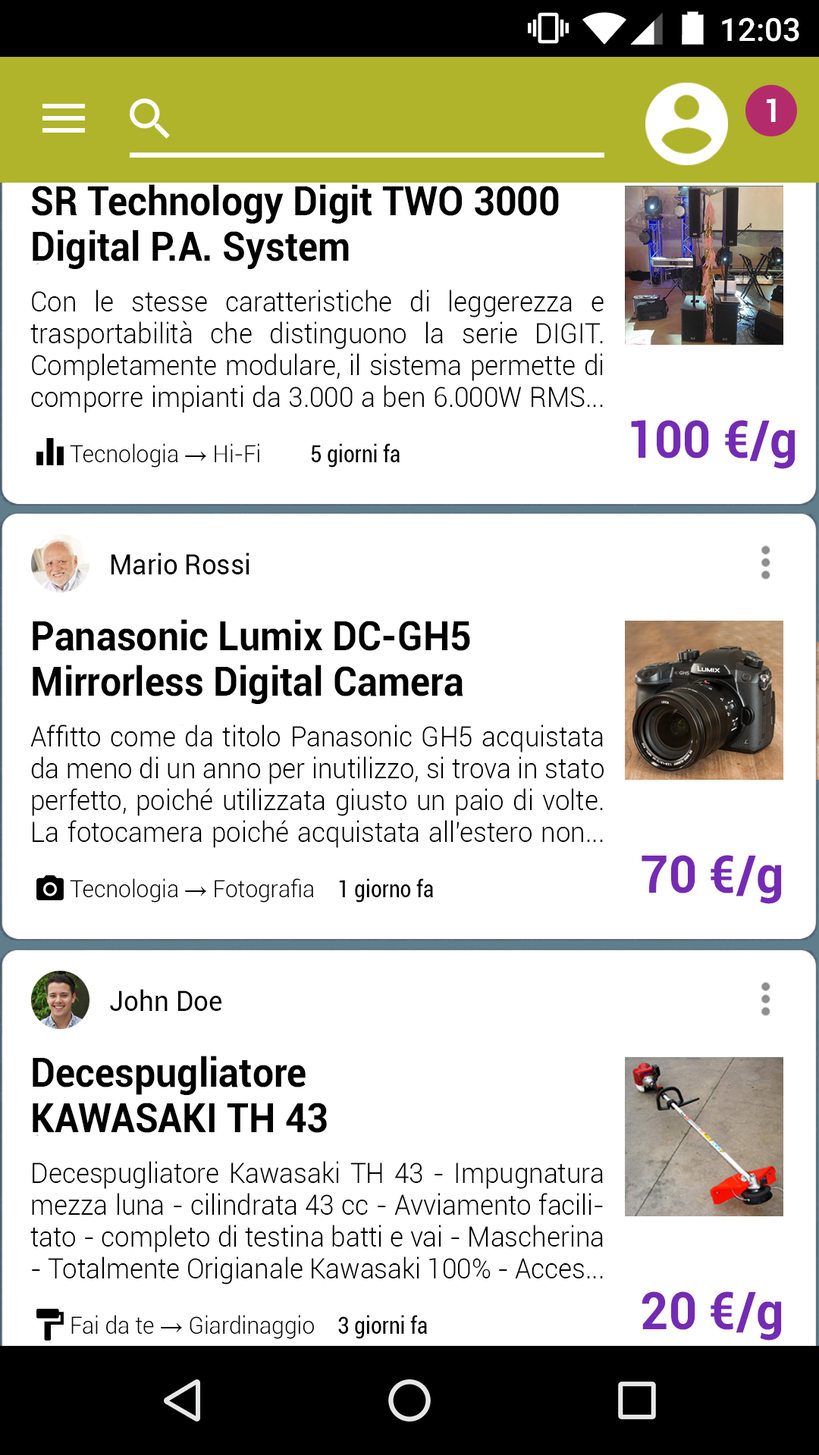
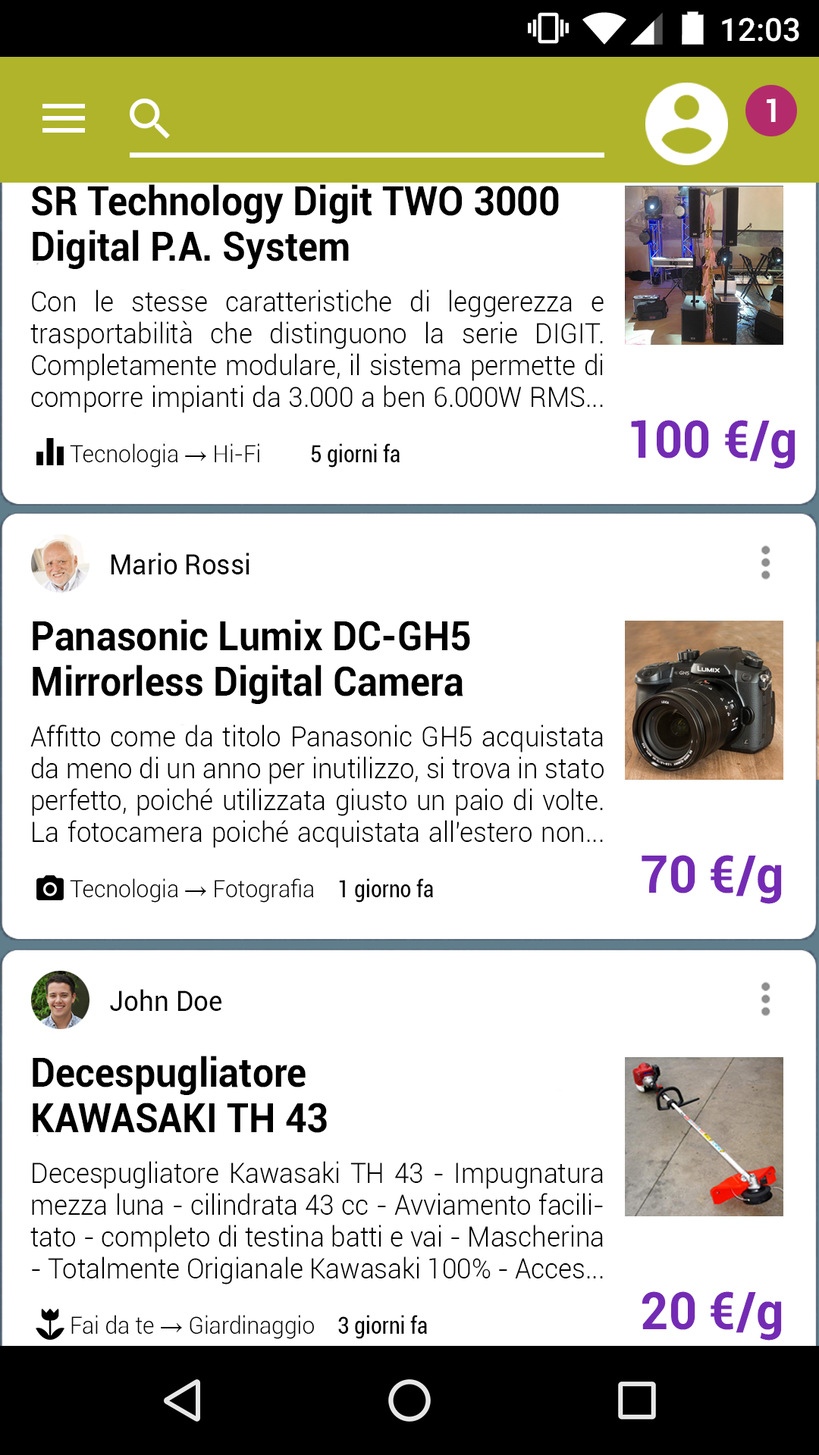
Two versions of the same layered image (819×1455). Layer-by-layer changes:
added layer "garden-512" in group "FeedEntry - Garden" over [35, 1309, 65, 1341]
hid "PaintRoller" over [36, 1309, 64, 1341]
